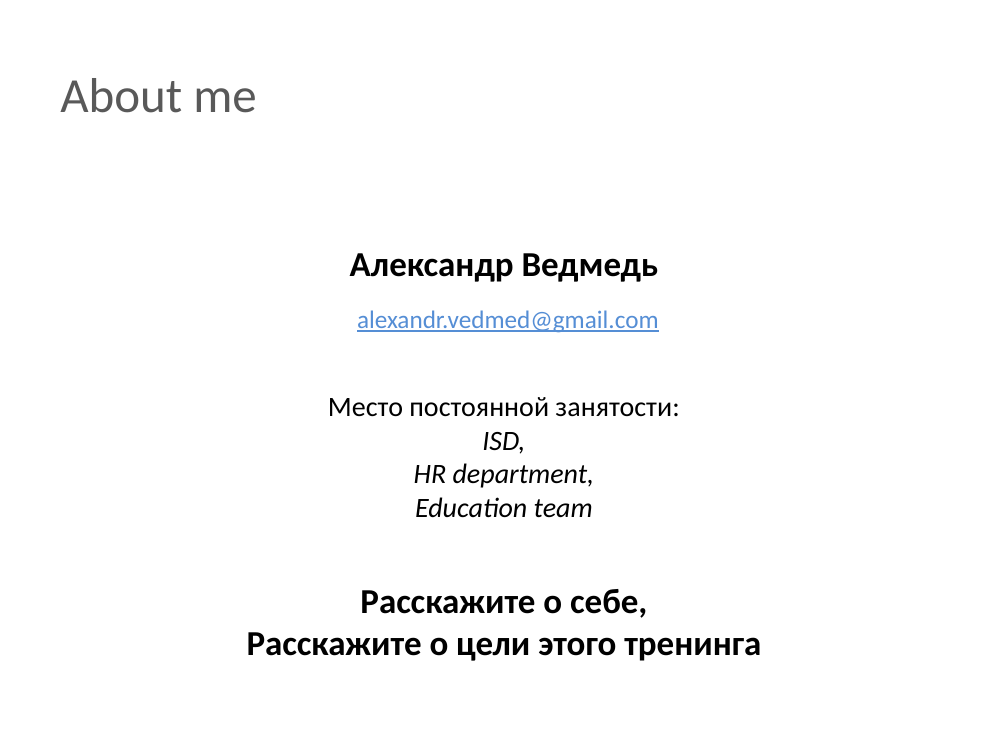
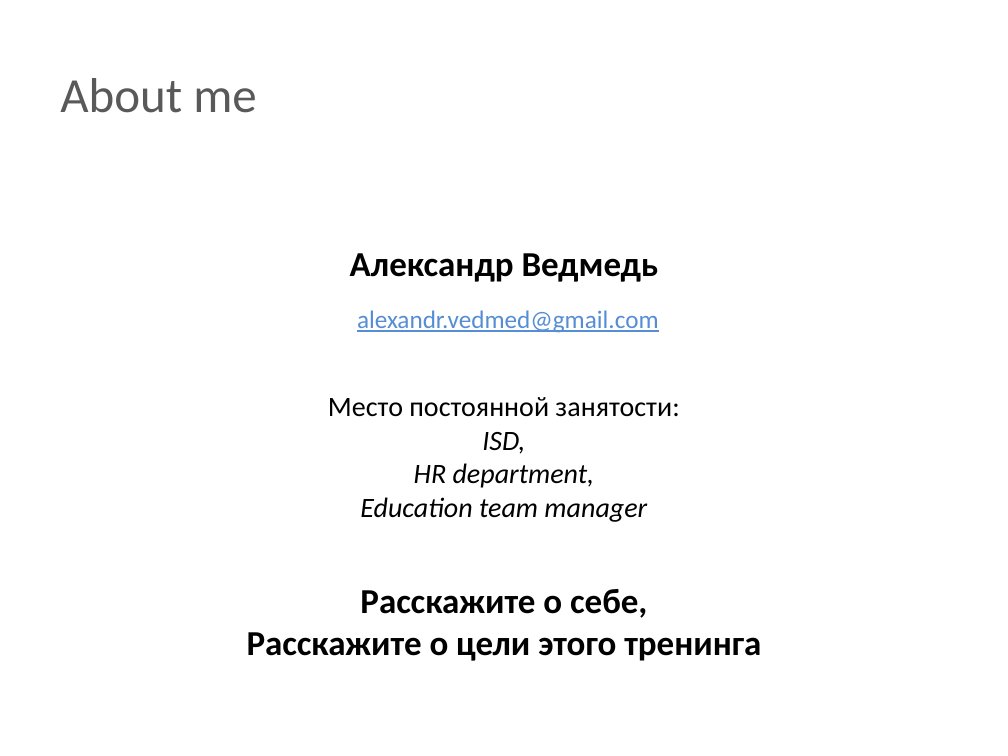
Before and after one commit to BigRacer/swtesting, a slide deck: slide 2 of 0.Introduction_part1/Introduction.pptx. Drawn at 1008x756 pixels with LibreOffice and Linux fonts; fonts in the diff are those of the drawing; background and template pictures are left out. Boxes give left, top, right and bottom in pixels: in the first picture for what was removed or moved away, otherwise in the second. Text is boxed around its words. In the diff, an @@ line names an element or a change of style, - is before the commit and + after.

```diff
--- a/0.Introduction_part1/Introduction.pptx
+++ b/0.Introduction_part1/Introduction.pptx
@@ text at [360, 497, 647, 522]: text changed @@
-Education team
+Education team manager
```
Also in this commit, not shown: 2 other slides changed.
